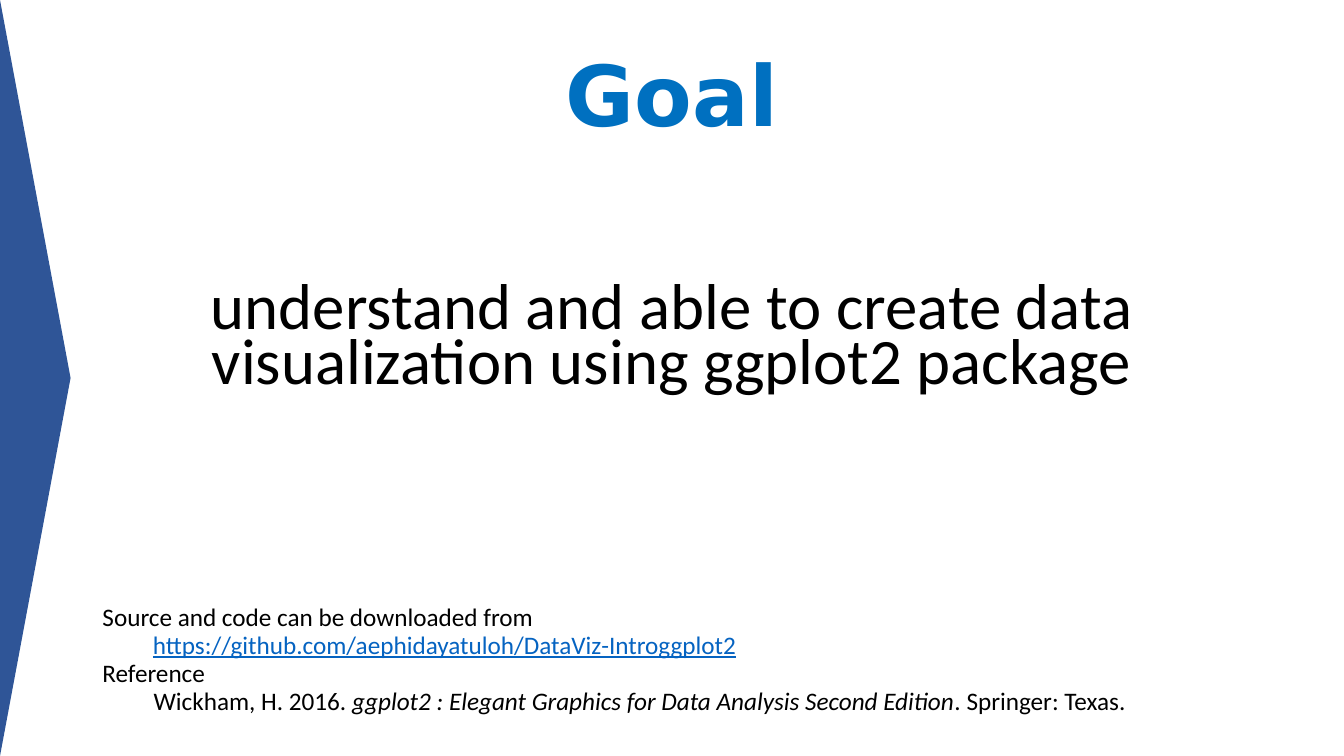
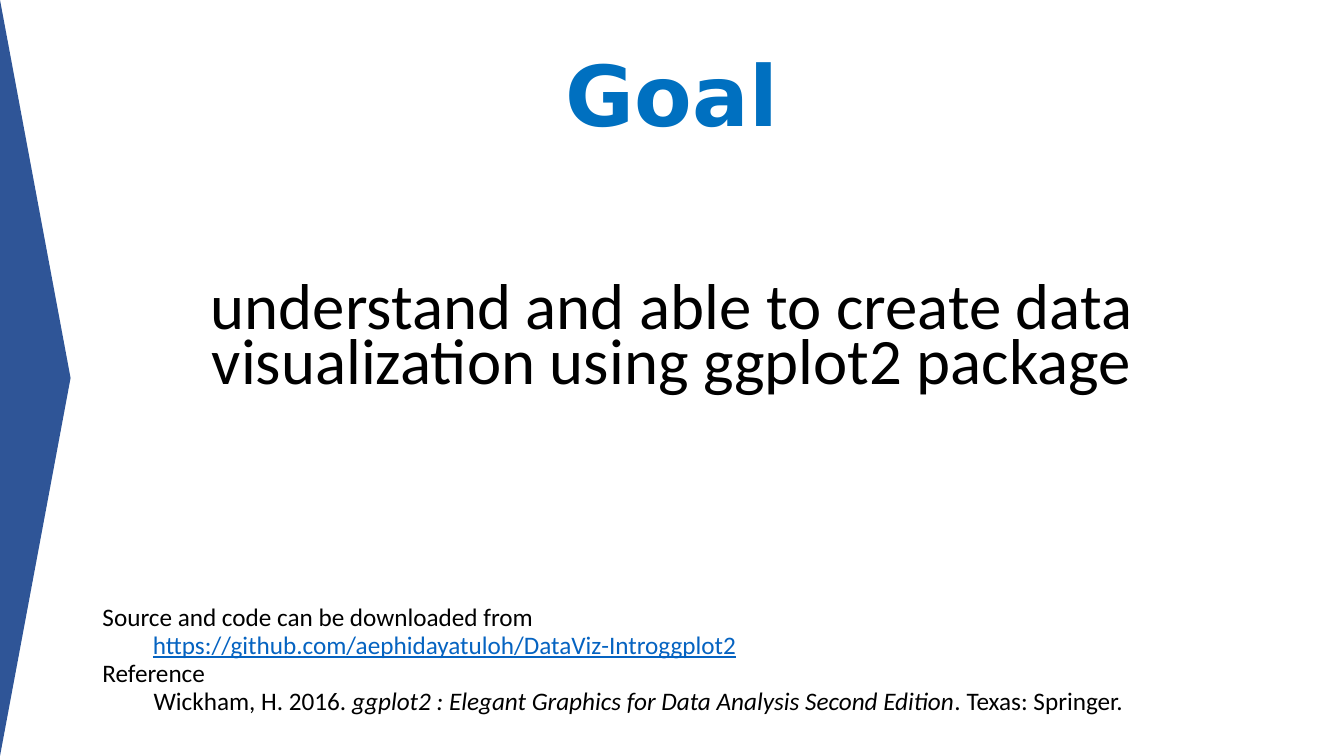
Before and after one commit to aephidayatuloh/DataViz-Introggplot2, a slide deck: slide 4 of Data Visualization - Simply but Beauty ggplot2.pptx. Drawn at 1344x756 pixels with LibreOffice and Linux fonts; fonts in the diff are those of the drawing. Boxes give left, top, right and bottom in pixels: in the first picture for what was removed or moved away, otherwise in the second. Text is boxed around its words. In the diff, an @@ line names an element or a change of style, - is before the commit and + after.

Commit message:
Presentation file

```diff
--- a/Data Visualization - Simply but Beauty ggplot2.pptx
+++ b/Data Visualization - Simply but Beauty ggplot2.pptx
@@ text at (154, 692, 1122, 715): text changed @@
-  Wickham, H. 2016. ggplot2 : Elegant Graphics for Data Analysis Second Edition. Springer: Texas.
+  Wickham, H. 2016. ggplot2 : Elegant Graphics for Data Analysis Second Edition. Texas: Springer.
```
